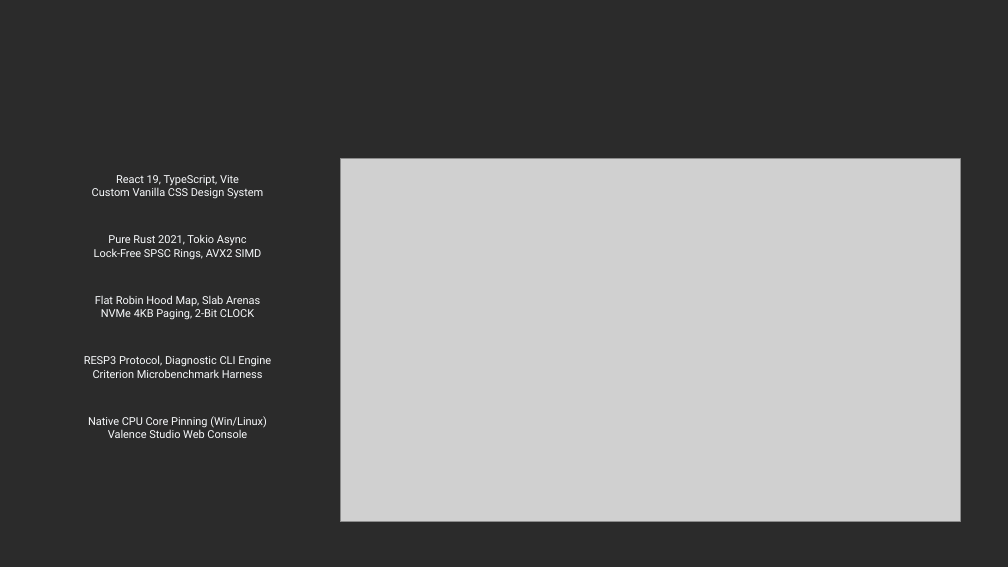
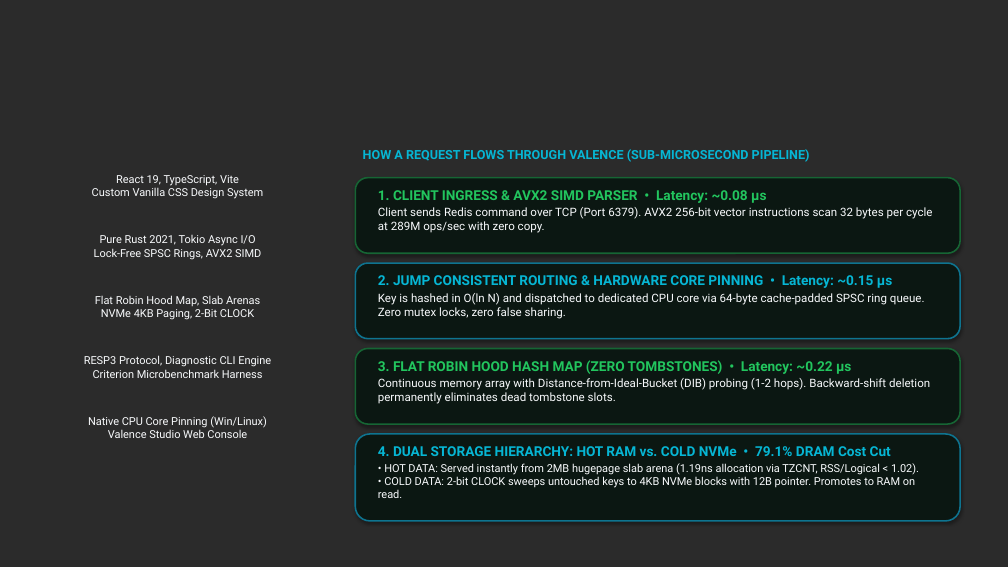
Before and after one commit to akash20065ray-sys/VALENCE, a slide deck: slide 4 of Valence_CodeApex_Official.pptx. Drawn at 1008x567 pixels with LibreOffice and Linux fonts; fonts in the diff are those of the drawing; grey boxes stand for pictures; background and template pictures are left out; a plain dark background stands for a picture behind light text. Boxes give left, top, right and bottom in pixels: in the first picture for what was removed or moved away, otherwise in the second. Text is boxed around its words. In the diff, an @@ line names an element or a change of style, - is before the commit and + after.

Commit message:
docs: upgrade Slide 4 and Slide 5 to razor-sharp native vector cards, eliminating blur

```diff
--- a/Valence_CodeApex_Official.pptx
+++ b/Valence_CodeApex_Official.pptx
@@ text added at (363, 149, 810, 162), 12 pt, text #06B6D4, bold @@
+HOW A REQUEST FLOWS THROUGH VALENCE (SUB-MICROSECOND PIPELINE)
@@ picture removed at (340, 159, 960, 522) @@
@@ rounded rectangle added at (355, 178, 960, 253), fill #0B1712, outline #166534 1.5 pt @@
@@ text added at (378, 190, 932, 233), 11 pt, text #F8FAFC @@
+1. CLIENT INGRESS & AVX2 SIMD PARSER • Latency: ~0.08 µs
+Client sends Redis command over TCP (Port 6379). AVX2 256-bit vector instructions scan 32 bytes per cycle at 289M ops/sec with zero copy.
@@ text at (94, 235, 261, 260): text changed @@
-Pure Rust 2021, Tokio Async
-Lock-Free SPSC Rings, AVX2 SIMD
+Pure Rust 2021, Tokio Async I/O
+Lock-Free SPSC Rings, AVX2 SIMD
@@ rounded rectangle added at (355, 263, 960, 339), fill #0B1712, outline #0E7490 1.5 pt @@
@@ text added at (378, 275, 925, 319), 11 pt, text #F8FAFC @@
+2. JUMP CONSISTENT ROUTING & HARDWARE CORE PINNING • Latency: ~0.15 µs
+Key is hashed in O(ln N) and dispatched to dedicated CPU core via 64-byte cache-padded SPSC ring queue. Zero mutex locks, zero false sharing.
@@ rounded rectangle added at (355, 349, 960, 424), fill #0B1712, outline #166534 1.5 pt @@
@@ text added at (378, 360, 930, 404), 11 pt, text #F8FAFC @@
+3. FLAT ROBIN HOOD HASH MAP (ZERO TOMBSTONES) • Latency: ~0.22 µs
+Continuous memory array with Distance-from-Ideal-Bucket (DIB) probing (1-2 hops). Backward-shift deletion permanently eliminates dead tombstone slots.
@@ rounded rectangle added at (355, 434, 960, 521), fill #0B1712, outline #0E7490 1.5 pt @@
@@ text added at (378, 446, 919, 498), 10.5 pt, text #F8FAFC @@
+4. DUAL STORAGE HIERARCHY: HOT RAM vs. COLD NVMe • 79.1% DRAM Cost Cut
+• HOT DATA: Served instantly from 2MB hugepage slab arena (1.19ns allocation via TZCNT, RSS/Logical < 1.02).
+• COLD DATA: 2-bit CLOCK sweeps untouched keys to 4KB NVMe blocks with 12B pointer. Promotes to RAM on read.
```
Also in this commit, not shown: 4 other slides changed, 1 slide added, 1 slide removed, 1 other file.
